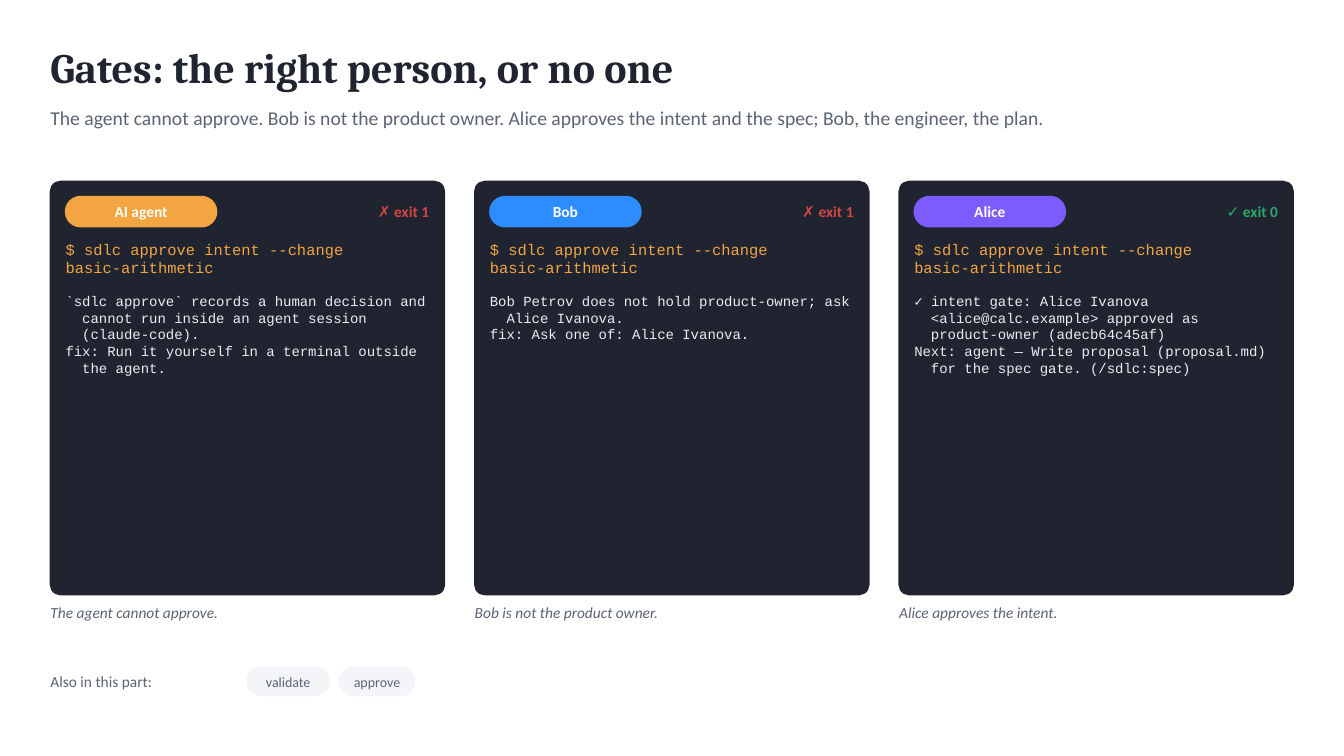
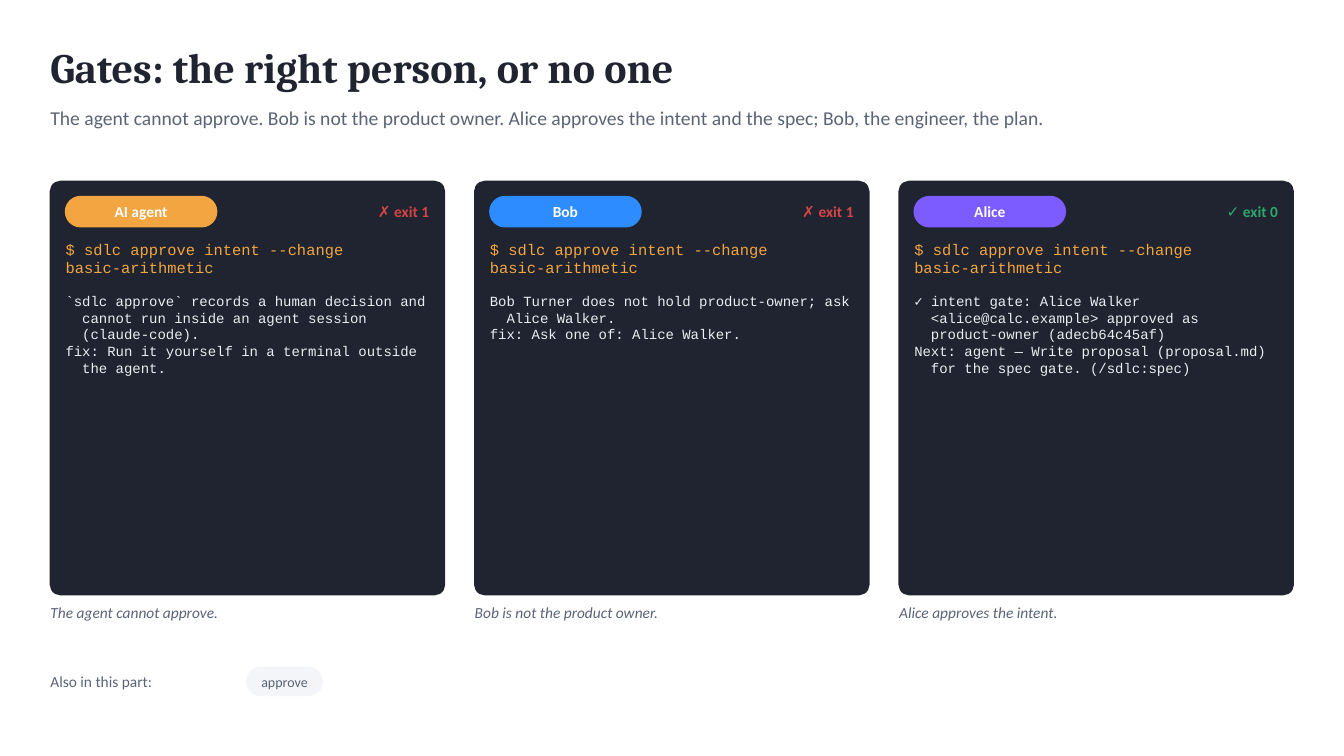
Before and after one commit to marin-ai-tech/sdlc, a slide deck: slide 8 of docs/demo/scdl-calculator-demo.en.pptx. Drawn at 1344x756 pixels with LibreOffice and Linux fonts; fonts in the diff are those of the drawing. Boxes give left, top, right and bottom in pixels: in the first picture for what was removed or moved away, otherwise in the second. Text is boxed around its words. In the diff, an @@ line names an element or a change of style, - is before the commit and + after.

```diff
--- a/docs/demo/scdl-calculator-demo.en.pptx
+++ b/docs/demo/scdl-calculator-demo.en.pptx
@@ text at bbox=[490, 296, 850, 339]: text changed @@
-Bob Petrov does not hold product-owner; ask
-Alice Ivanova.
-fix: Ask one of: Alice Ivanova.
+Bob Turner does not hold product-owner; ask
+Alice Walker.
+fix: Ask one of: Alice Walker.
@@ text at bbox=[931, 296, 1140, 309]: text changed @@
-✓ intent gate: Alice Ivanova
+✓ intent gate: Alice Walker
@@ rounded rectangle: place and size @@
-rounded rectangle at bbox=[247, 667, 330, 696]
+rounded rectangle at bbox=[247, 667, 323, 696]
@@ text "approve": place and size @@
-text "approve" at bbox=[354, 680, 400, 689]
+text "approve" at bbox=[261, 680, 307, 689]
@@ text removed at bbox=[266, 677, 311, 687] @@
-validate
@@ rounded rectangle removed at bbox=[340, 667, 415, 696] @@
```
Also in this commit, not shown: 10 other slides changed, 3 slides added, 37 other files.
